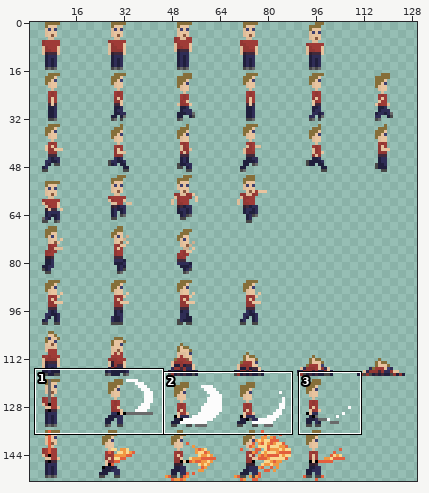
Two versions of one sprite sheet, assets/tiny_adventurer_sheet.png. Above: a wide view before the commit, with the close-up outlined.
Close-up. First the earlier version:
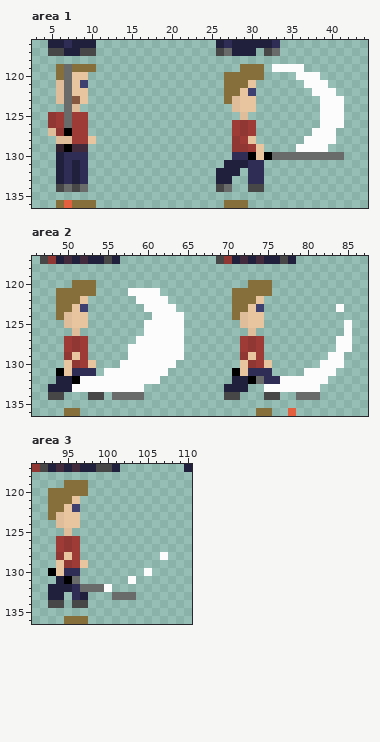
The file is 132x153 pixels. Shown: area 1: x 3..44, y 116..136; area 2: x 46..87, y 117..136; area 3: x 91..110, y 117..136. The wide view leaves out empty margins.
The same view after the edit:
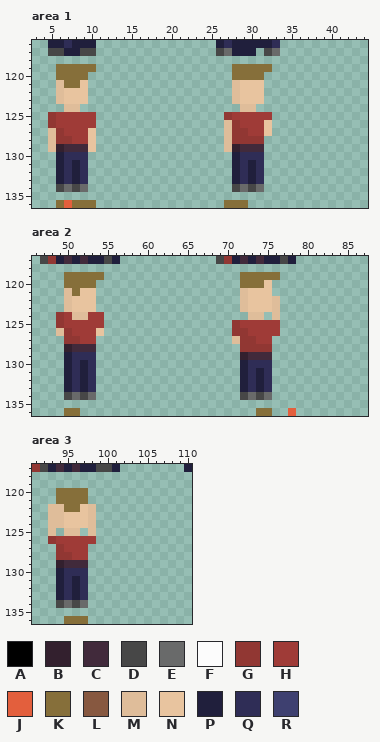
Palette (. is transparent): A #000000  B #33202e  C #412a3b  D #474747  E #696a6a  F #fcfcfc  G #913733  H #9f3b37  J #e35f3d  K #866f3a  L #875840  M #dfbd9a  N #e8c49f  P #201f3c  Q #2f2d56  R #3e4070
Author's note on the commit: climb animation
Changes in this commit:
Changed rows in their new state; - is an unchanged pixel.
Area 1:
first column x 5:
119 --K--------------------K---K....-----
120 --KKK-----------------.--------...---
121 --KKN-----------------.MN-N-----...--
122 --N-------------------.M-NN------...-
123 --NN------------------.---N-------...
124 --M--------------------.MM--------...
125 --H--H----------------GHHHHH------...
126 --H--H----------------MGH-HN------...
127 --H--N----------------MG--HN-----...-
128 MGG-------------------M-GGG-----....-
129 M-C--N----------------MBCCC----....--
130 -----------------------P-QQ..........
131 ----------------------.-QP-----------
132 ---------------------..-QP-----------
133 ---------------------..PQP-----------
134 ---------------------..DE-E----------
Area 2:
first column x 48:
119 --KKKKK-----------------KKKKK---------
120 --K---------------------K--N----------
121 -.M-NN----....---------.MNNN----------
122 -.MN-N-----....--------.MN-NM---------
123 -.M-NN------....-------.M-NNM-------.-
124 -GHMMHH------....------..MM-M---------
125 -GHHHHH-----.....------GHHHHH--------.
126 -MGHHHN-----.....------GGHHHH--------.
127 --G--H-----......------MG--H--------..
128 --BCCC----.......-------G-GG--------..
129 --PQQQ----.......-------BCCC-------..-
130 --PQPQ---.......--------PQQQ------...-
131 -.P-P--........--------.P-P-----....--
132 -.-QPQ........---------.-QP-.......---
133 ..-QPQ......----------..-QPQ......----
134 ..DEDE.-....----------..DEDE.--...----
Area 3:
first column x 93:
119 --...----------
120 .--------------
121 .--KK----------
122 MMKKNM---------
123 M---NM---------
124 M---NM---------
125 M--M-M---------
126 G-H-HH---------
127 -GH-H----------
128 --G-H---------.
129 -BCCC----------
130 .P--Q-------.--
131 --QPQ-----.----
132 .-QPQ...-------
133 .-QPQ---...----
134 .-E-E----------
Changed places in both close-ups, as pixel boxes (x1, y1, x2, y2):
changed: (48, 64, 96, 152)
changed: (216, 64, 344, 192)
changed: (48, 272, 184, 400)
changed: (224, 272, 352, 400)
changed: (48, 480, 168, 608)
